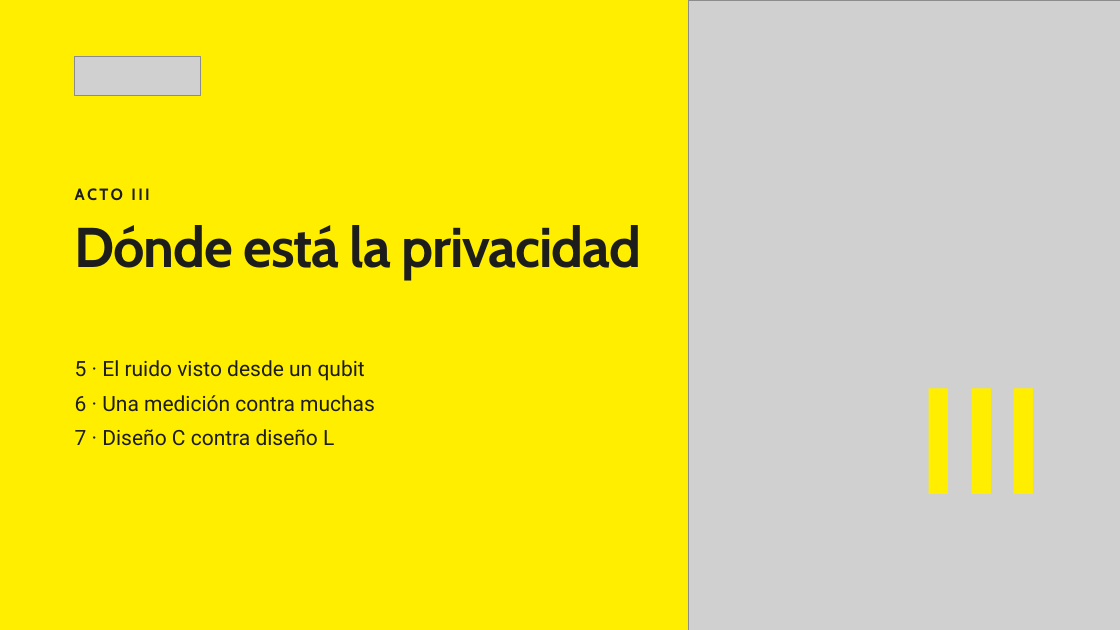
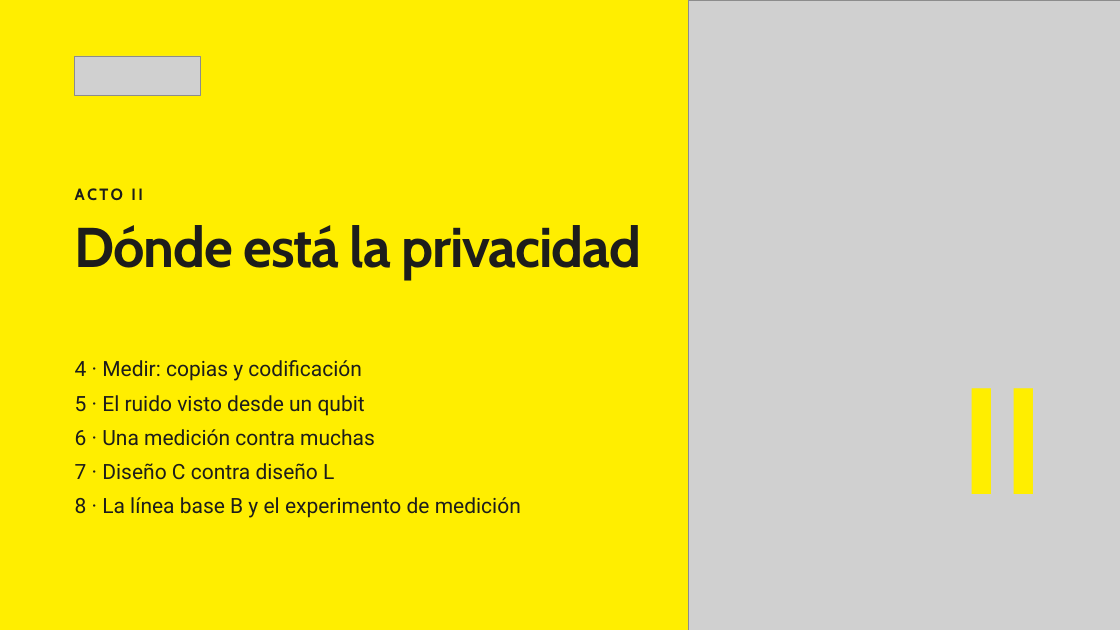
Before and after one commit to tomasSiSa18/TesisPregrado, a slide deck: slide 14 of PresentacionSemana10/Avances semana 10.pptx (slide 16 before the commit). Drawn at 1120x630 pixels with LibreOffice and Linux fonts; fonts in the diff are those of the drawing; grey boxes stand for pictures. Boxes give left, top, right and bottom in pixels: in the first picture for what was removed or moved away, otherwise in the second. Text is boxed around its words. In the diff, an @@ line names an element or a change of style, - is before the commit and + after.

```diff
--- a/PresentacionSemana10/Avances semana 10.pptx
+++ b/PresentacionSemana10/Avances semana 10.pptx
@@ text at [75, 188, 143, 201]: text changed @@
-ACTO III
+ACTO II
@@ text added at [75, 360, 362, 381], 18 pt, text #1D1D1B @@
+4 · Medir: copias y codificación
@@ text at [960, 388, 1045, 494]: text changed @@
-III
+II
@@ 3 texts: place and size @@
-3 texts at [75, 360, 375, 446]
+3 texts at [75, 395, 375, 480]
@@ text added at [75, 497, 521, 518], 18 pt, text #1D1D1B @@
+8 · La línea base B y el experimento de medición
```
Also in this commit, not shown: 36 other slides changed, 6 slides added, 2 slides removed, 1 other file.
